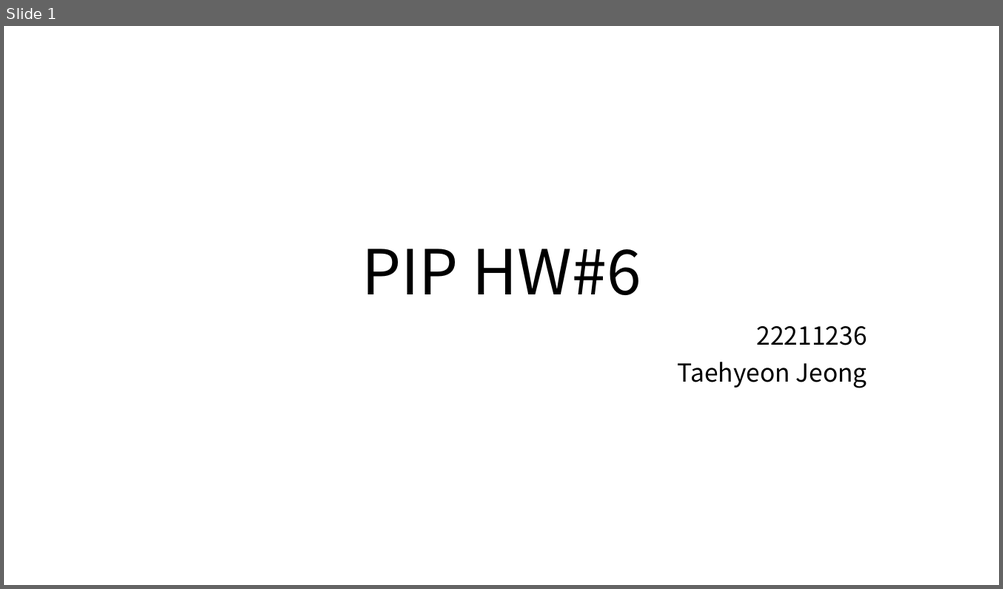
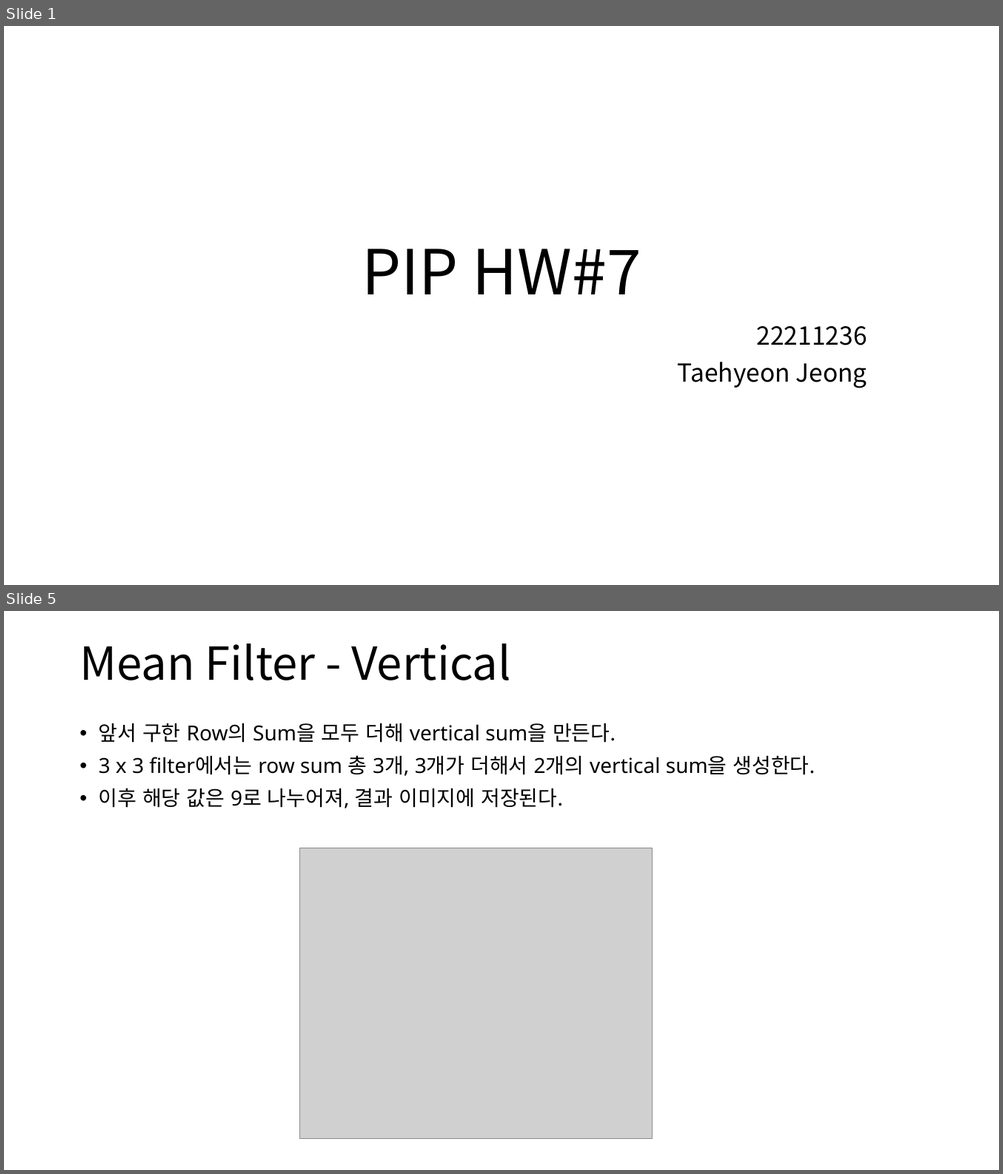
Before and after one commit to Burgunthy/Parallel-Image-Processing, a slide deck: chapter7_SSE_Mean_Filter/sse_Mean_Filter.pptx. Shown one above the other, each under a label of ours: slide 1 before the commit, slides 1 and 5 after it; the slides between them are not shown. The pictures are 1003x589 and 1003x1174 pixels, drawn with LibreOffice and Linux fonts; fonts in the diff are those of the drawing; grey boxes stand for pictures. Boxes give left, top, right and bottom in pixels: in the first picture for what was removed or moved away, otherwise in the second. Text is boxed around its words. In the diff, an @@ line names an element or a change of style, - is before the commit and + after.

```diff
--- a/chapter7_SSE_Mean_Filter/sse_Mean_Filter.pptx
+++ b/chapter7_SSE_Mean_Filter/sse_Mean_Filter.pptx
@@ slide 5 added at [4,611,999,1170], background #FFFFFF @@
@@ title added at [79,644,511,681], 44 pt, text #000000 @@
+Mean Filter - Vertical
@@ text added at [99,723,815,809], 20 pt, text #000000 @@
+• 앞서 구한 Row의 Sum을 모두 더해 vertical sum을 만든다.
+• 3 x 3 filter에서는 row sum 총 3개, 3개가 더해서 2개의 vertical sum을 생성한다.
+• 이후 해당 값은 9로 나누어져, 결과 이미지에 저장된다.
@@ picture added at [300,849,652,1139] @@
@@ slide 1 changed as well @@
@@ title at [361,249,641,295]: text changed @@
-PIP HW#6
+PIP HW#7
```
Also in this commit, not shown: 2 other slides changed, 7 other slides added, 3 slides removed, 2 other files.
